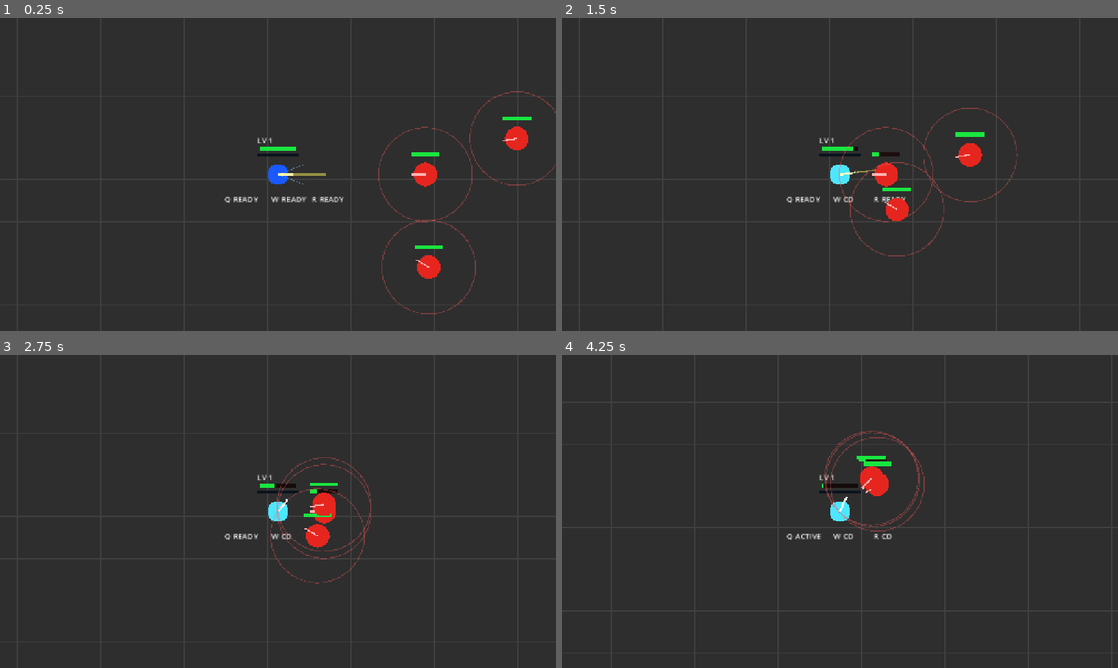
Above: before the commit, frames 1-4 (two rows, left to right).
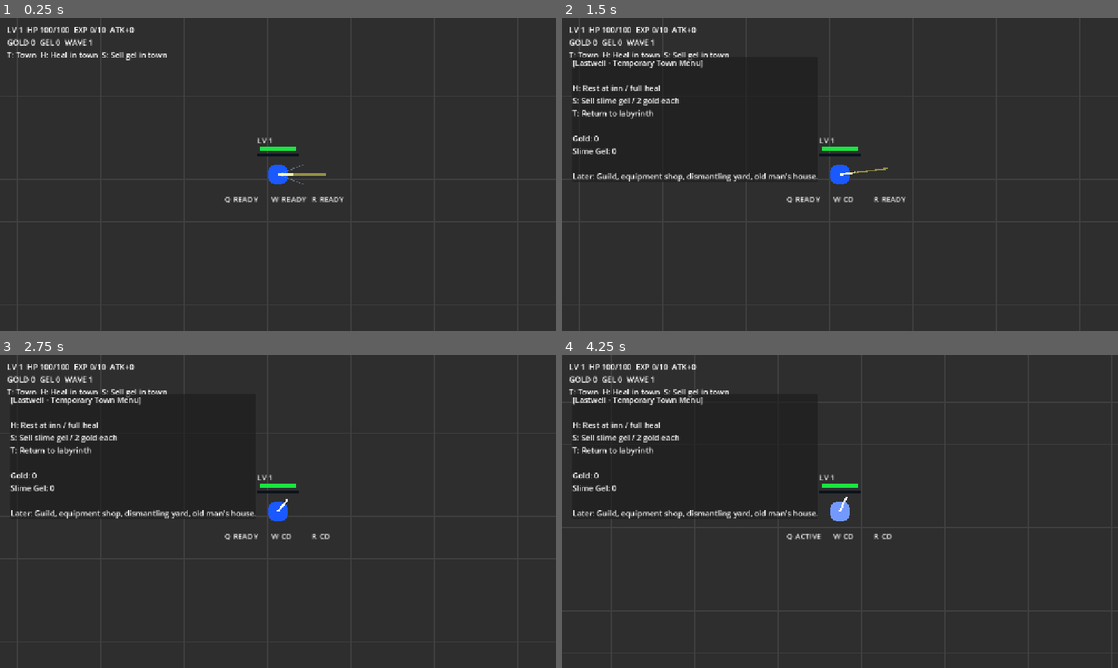
Above: after the commit, the same moments.

Repository: danyoon0760/last-archer
Game: Godot game, scene res://scenes/Main.tscn
Two runs of this game, one before a commit and one after it. Both use one fixed random seed, a clock stepped at 60 frames per second and the inputs below.
Inputs (mouse positions are in pixels of both pictures, inside the frame that each line leads up to):
- Up to frame 1 (0.25 s): no input
- Up to frame 2 (1.5 s): tap Enter at 0.5 s; move the mouse to (962, 158) at 0.52 s; hold W 0.53-1.28 s; tap T at 0.6 s; click (962, 158) at 0.67 s; move the mouse to (728, 190) at 1.27 s; hold S from 1.28 s (still down); tap H at 1.35 s
- Up to frame 3 (2.75 s): move the mouse to (333, 442) at 2.02 s; release S at 2.03 s; hold W from 2.03 s (still down); tap R at 2.1 s
- Up to frame 4 (4.25 s): tap Space at 2.75 s; move the mouse to (812, 574) at 2.77 s; tap E at 2.85 s; click (812, 574) at 2.92 s; move the mouse to (1006, 558) at 3.52 s; release W at 3.53 s; hold S from 3.53 s (still down); tap Q at 3.6 s

The runs differ from the first frame. In frame 1, 2.1% of the frame differs, in the area x 1-100%, y 2-95%; in frame 2, 3.7%, in the area x 1-82%, y 2-77%; in frame 3, 3.4%; in frame 4, 3.3%.

Commit message:
Wire GameManager WaveSpawner and HUD into main scene

Diff:
--- a/scenes/Main.tscn
+++ b/scenes/Main.tscn
@@ -1,19 +1,24 @@
-[gd_scene format=3 uid="uid://dvjp6ew252dwy"]
+[gd_scene load_steps=6 format=3]
 
-[ext_resource type="PackedScene" path="res://scenes/Player.tscn" id="1_player_scene"]
-[ext_resource type="Script" uid="uid://cxoatu0gnkper" path="res://scripts/main.gd" id="2_main_script"]
-[ext_resource type="PackedScene" path="res://scenes/EnemyDummy.tscn" id="3_enemy_dummy_scene"]
+[ext_resource type="Script" path="res://scripts/main.gd" id="1_main_script"]
+[ext_resource type="PackedScene" path="res://scenes/Player.tscn" id="2_player_scene"]
+[ext_resource type="Script" path="res://scripts/game_manager.gd" id="3_game_manager_script"]
+[ext_resource type="Script" path="res://scripts/wave_spawner.gd" id="4_wave_spawner_script"]
+[ext_resource type="PackedScene" path="res://scenes/EnemyDummy.tscn" id="5_enemy_dummy_scene"]
+[ext_resource type="Script" path="res://scripts/hud.gd" id="6_hud_script"]
 
-[node name="Main" type="Node2D" unique_id=1054063812]
-script = ExtResource("2_main_script")
+[node name="Main" type="Node2D"]
+script = ExtResource("1_main_script")
 
-[node name="Player" parent="." unique_id=1650225725 instance=ExtResource("1_player_scene")]
+[node name="GameManager" type="Node" parent="."]
+script = ExtResource("3_game_manager_script")
 
-[node name="EnemyDummy" parent="." unique_id=219943259 instance=ExtResource("3_enemy_dummy_scene")]
-position = Vector2(900, 360)
+[node name="Player" parent="." instance=ExtResource("2_player_scene")]
+position = Vector2(640, 360)
 
-[node name="EnemyDummy2" parent="." unique_id=1433742261 instance=ExtResource("3_enemy_dummy_scene")]
-position = Vector2(900, 520)
+[node name="WaveSpawner" type="Node2D" parent="."]
+script = ExtResource("4_wave_spawner_script")
+enemy_scene = ExtResource("5_enemy_dummy_scene")
 
-[node name="EnemyDummy3" parent="." unique_id=1607854794 instance=ExtResource("3_enemy_dummy_scene")]
-position = Vector2(1040, 300)
+[node name="HUD" type="CanvasLayer" parent="."]
+script = ExtResource("6_hud_script")
